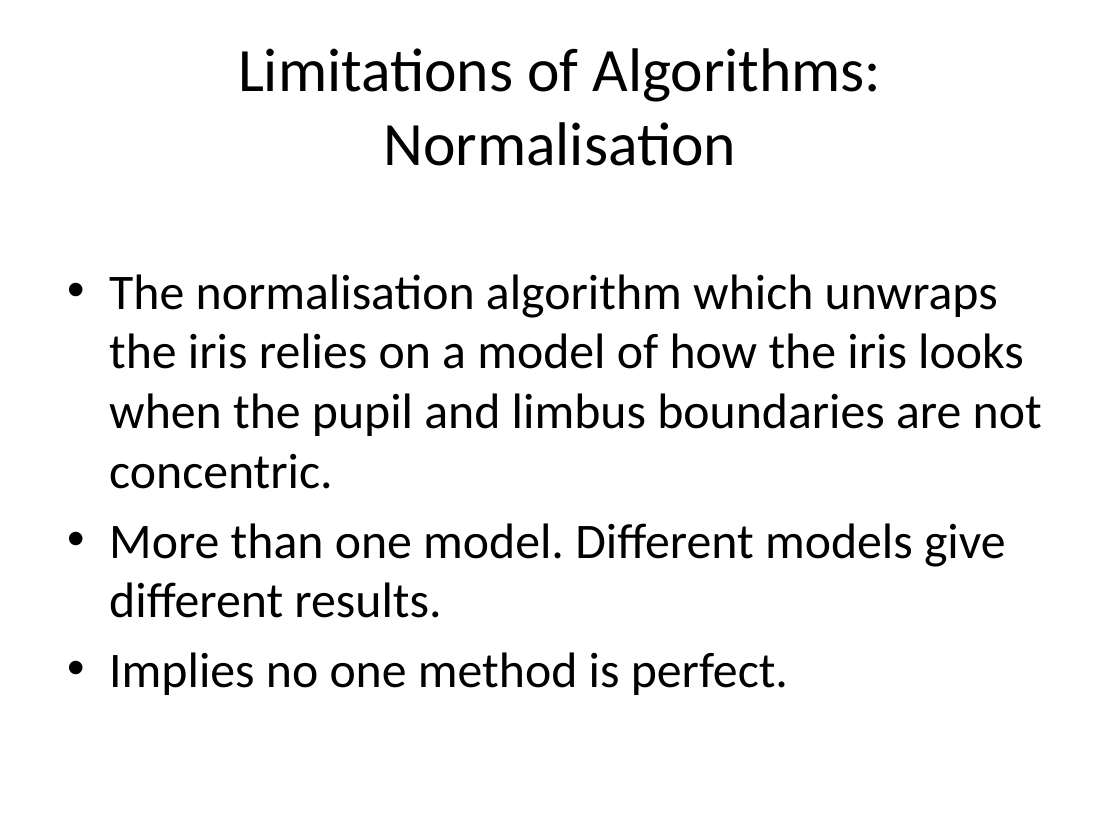
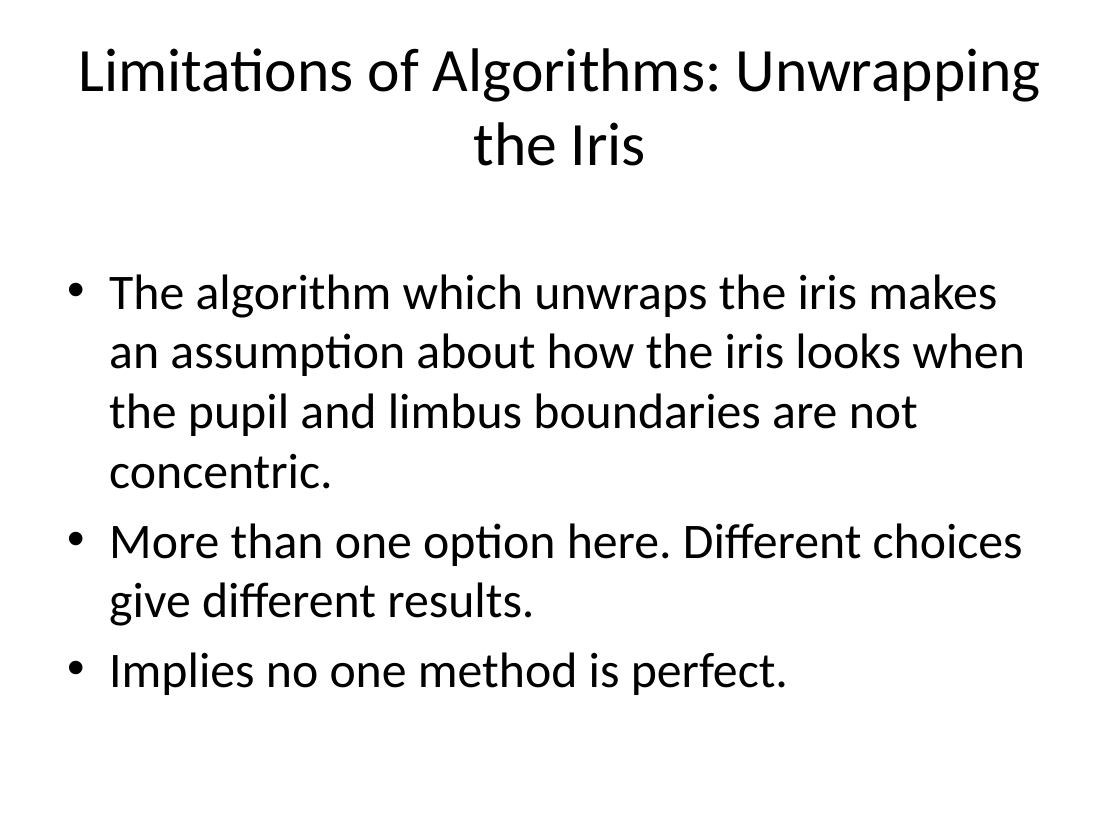
Before and after one commit to chetanadey77/irisrecognition09, a slide deck: slide 26 of Reports/Group_Presentation.pptx (slide 27 before the commit). Drawn at 1120x840 pixels with LibreOffice and Linux fonts; fonts in the diff are those of the drawing; background and template pictures are left out. Boxes give left, top, right and bottom in pixels: in the first picture for what was removed or moved away, otherwise in the second. Text is boxed around its words. In the diff, an @@ line names an element or a change of style, - is before the commit and + after.

```diff
--- a/Reports/Group_Presentation.pptx
+++ b/Reports/Group_Presentation.pptx
@@ title at (x1=78, y1=48, x2=1041, y2=166): text changed @@
-Limitations of Algorithms: Normalisation
+Limitations of Algorithms: Unwrapping the Iris
@@ text at (x1=109, y1=274, x2=1025, y2=626): text changed @@
-• The normalisation algorithm which unwraps the iris relies on a model of how the iris looks when the pupil and limbus boundaries are not concentric.
-• More than one model. Different models give different results.
+• The algorithm which unwraps the iris makes an assumption about how the iris looks when the pupil and limbus boundaries are not concentric.
+• More than one option here. Different choices give different results.
```
Also in this commit, not shown: 10 other slides changed, 1 slide removed, 1 other file.
